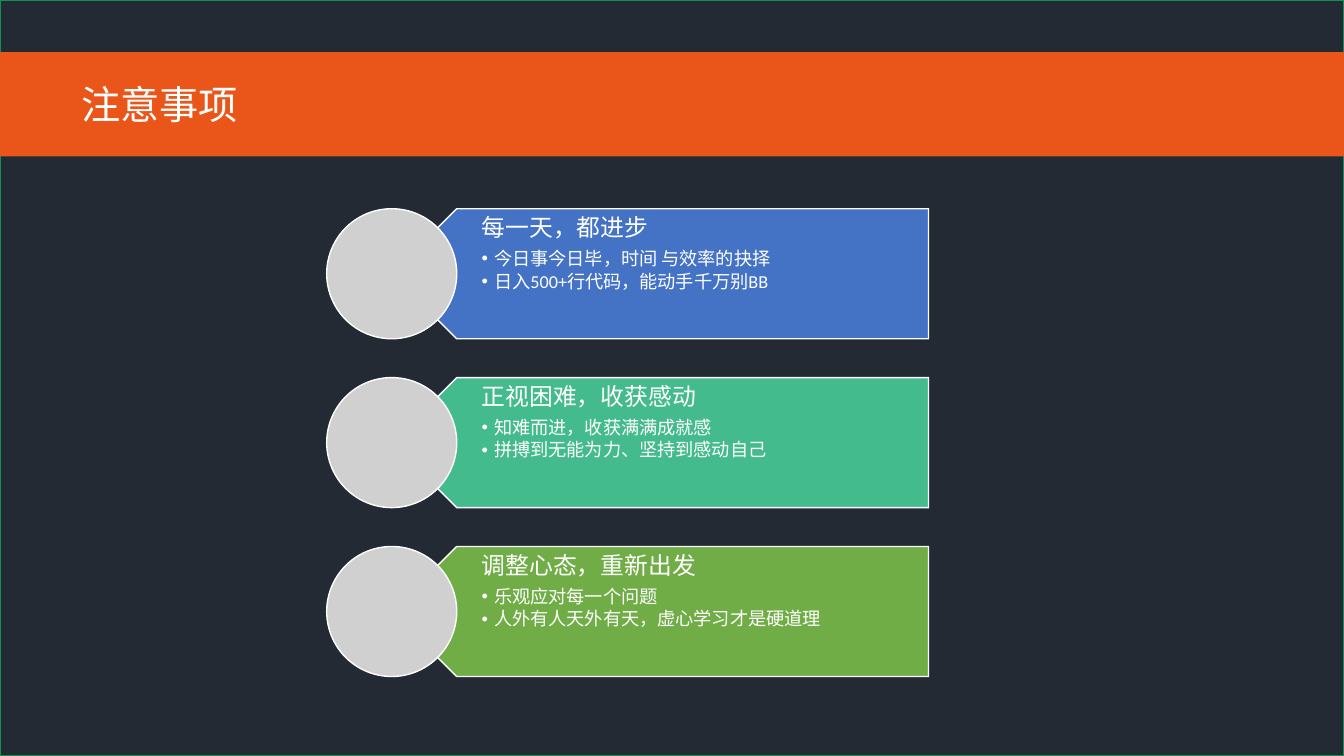
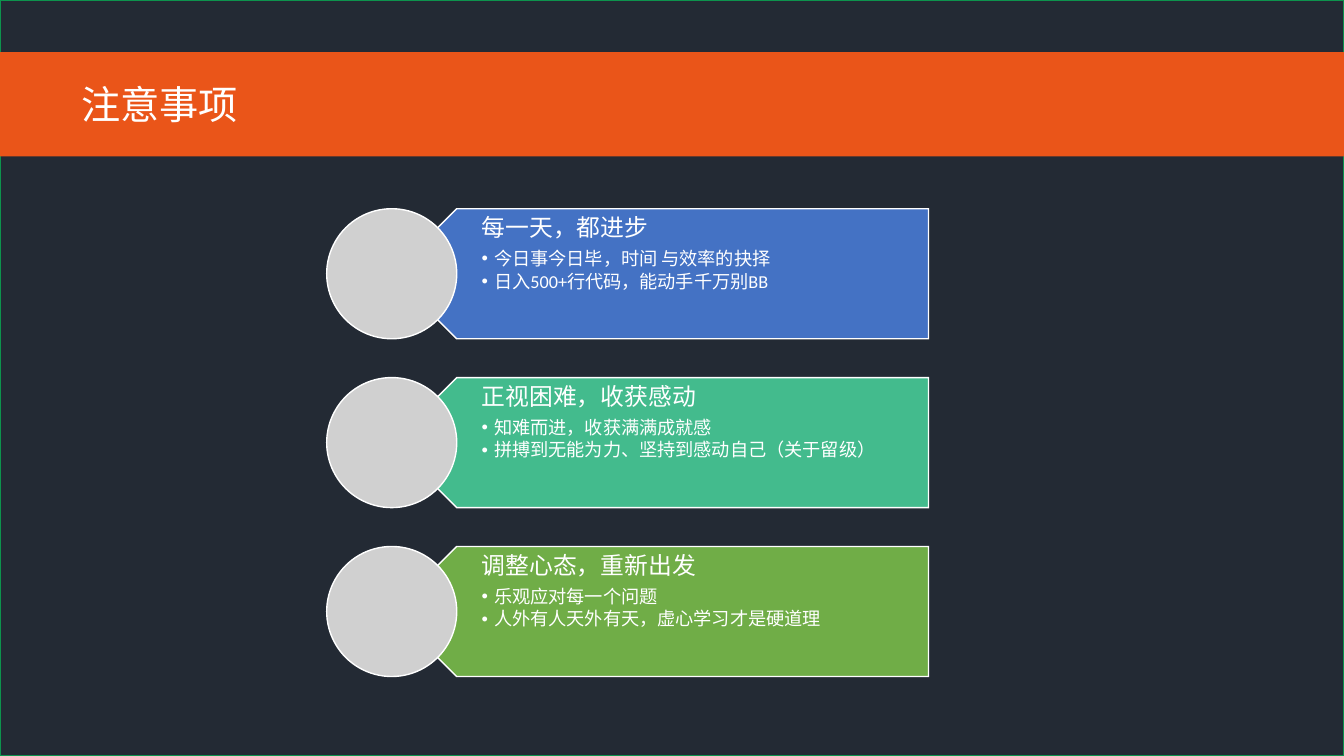
Before and after one commit to kfoutline/outline3-4, a slide deck: slide 5 of w1_NodeJS/doc/三阶段内容与学习目标.pptx. Drawn at 1344x756 pixels with LibreOffice and Linux fonts; fonts in the diff are those of the drawing; grey boxes stand for pictures. Boxes give left, top, right and bottom in pixels: in the first picture for what was removed or moved away, otherwise in the second. Text is boxed around its words. In the diff, an @@ line names an element or a change of style, - is before the commit and + after.

```diff
--- a/w1_NodeJS/doc/三阶段内容与学习目标.pptx
+++ b/w1_NodeJS/doc/三阶段内容与学习目标.pptx
@@ text at (x1=494, y1=440, x2=875, y2=458): text changed @@
-  • 拼搏到无能为力、坚持到感动自己
+  • 拼搏到无能为力、坚持到感动自己（关于留级）
```
Also in this commit, not shown: 15 other files.
